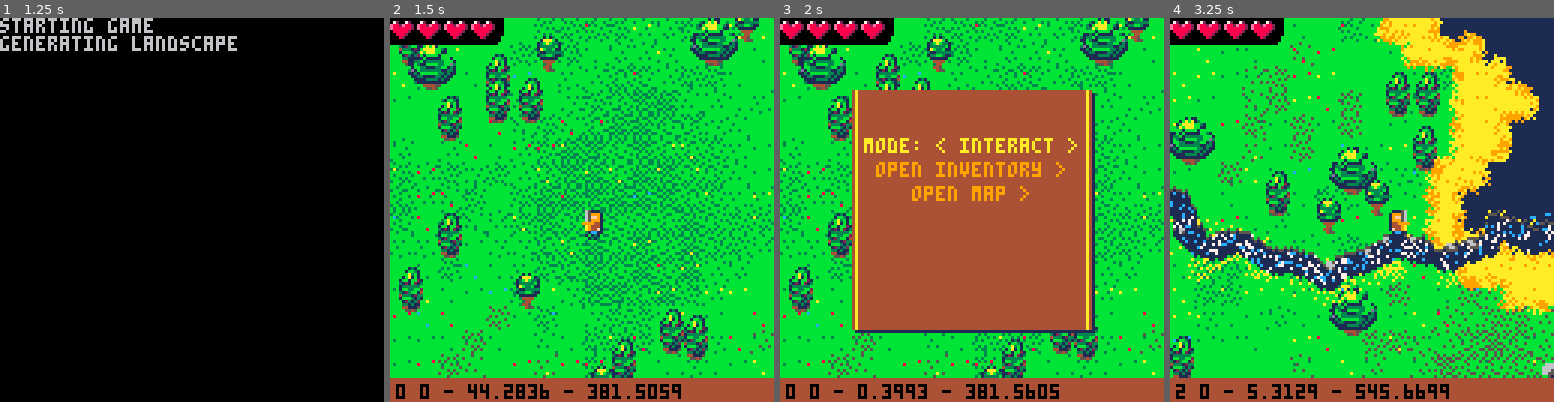
Above: before the commit, frames 1-4 (left to right).
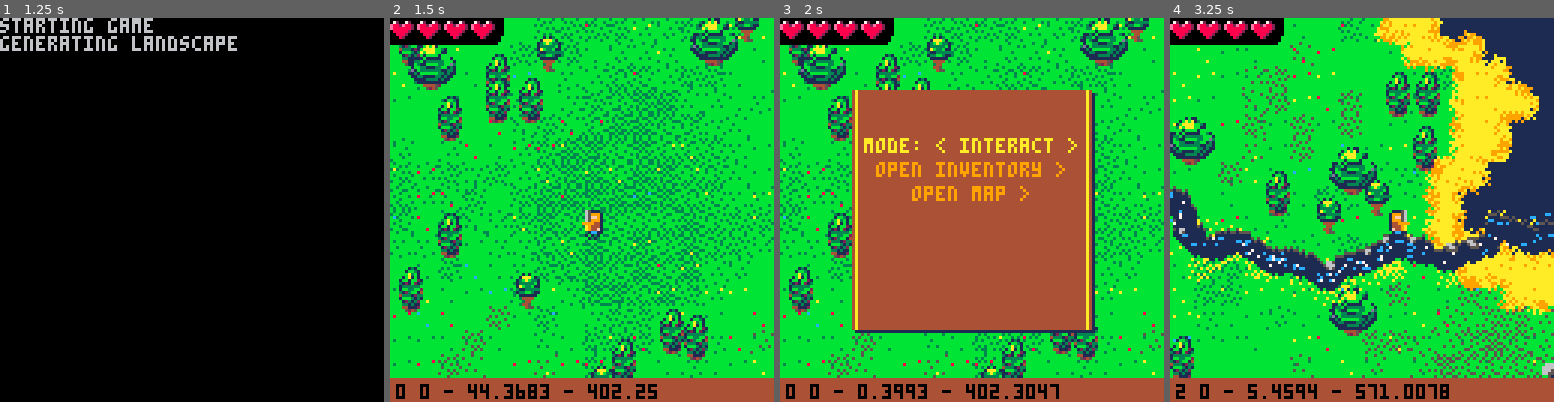
Above: after the commit, the same moments.

Repository: zet23t/pico8-finjr
Game: PICO-8 cartridge finjr.p8
Same seed, same stepped clock (60 frames per second), same inputs: the game is played once before the commit and once after it.
Inputs:
- Up to frame 1 (1.25 s): tap X (X key) at 0.33, 1.07 s; tap O (Z key) at 0.7 s
- Up to frame 2 (1.5 s): no input
- Up to frame 3 (2 s): hold Right from 1.6 s (still down); tap O (Z key) at 1.7 s; tap X (X key) at 1.85 s
- Up to frame 4 (3.25 s): release Right at 2.1 s; tap O (Z key) at 2.1, 2.5, 2.9 s; hold Up 2.15-2.42 s; hold Right 2.47-3.03 s; tap X (X key) at 2.97 s; hold Left from 3.08 s (still down)

Frame 1 is identical in both runs. In frame 2, 0.5% of the frame differs, in the area x 4-87%, y 10-100%; in frame 3, 0.3%; in frame 4, 2.2%, in the area x 0-100%, y 24-100%.

Commit message:
Adding rivers

Diff:
--- a/finjr.p8
+++ b/finjr.p8
@@ -7,6 +7,7 @@
 hit = 0
 
 tile_2x2_stonewall = 160
+tile_2x2_stonebridge = 165
 tile_1x2_stonewall_rim_right = 162
 tile_1x2_stonewall_rim_left = 163
 tile_2x1_stonewall_rim_top = 144
@@ -127,7 +128,7 @@
 		local r = rndsym(scatter*d)
 		local x,y = (x1 + x2) / 2 - r * ny, (y1 + y2) / 2 + r * nx
 		local dh = (dstart + dend) / 2
-		placecallback(x,y, d, dh)
+		placecallback(x,y, d, dh, nx, ny)
 		halfit(x1,y1,x,y, n, dstart, dh)
 		halfit(x,y,x2,y2, n, dh, dend)
 	end
@@ -216,8 +217,9 @@
 	print "river flow calculations"
 	map_rivers = {}
 	srand(1)
-	for i=1,#river_spawns / 20 do
+	for i=1,#river_spawns / 10 do
 		local x,y = unpack(rnd(river_spawns))
+
 		local river_points = {}
 		while true do
 			local idx = idx_map_screen(x,y)
@@ -225,9 +227,11 @@
 			river_points[#river_points + 1] = {x * 128 + rndsym(48) + 64,y * 128 + rndsym(48) + 64}
 			local nodeinfo = {points = river_points, index = #river_points}
 			if map_rivers[idx] then
-				local other = map_rivers[idx]
-				river_points[#river_points] = other[1].points[other[1].index]
-				other[#other + 1] = nodeinfo
+				if #river_points > 1 then
+					local other = map_rivers[idx]
+					river_points[#river_points] = other[1].points[other[1].index]
+					other[#other + 1] = nodeinfo
+				end
 				break
 			end
 			if (h < -0.05) break
@@ -346,7 +350,7 @@
 
 	local function connection(d, hcut, hoffset, x1,y1,x2,y2, ondraw)
 		srand(x1-x2+y1-y2)
-		path(d,x1,y1,x2,y2,.5, function(x,y,d,p)
+		path(d,x1,y1,x2,y2,.5, function(x,y,d,p, nx, ny)
 			local idx = idx128(x,y)
 			local h = cached_map.height[idx]
 			if not h or h < hcut or not ishigherthanwaterlevel(h + hoffset) then return end
@@ -355,18 +359,18 @@
 			-- 	l_spr(83 + rnd(3), x, y - 6, .5, .5)
 			-- 	layer(5)
 			-- end
-			ondraw(x,y,d, p)
+			ondraw(x,y,d, p,nx, ny)
 			block(x,y)
 		end)
 	end
 
-	local function river(x1,y1,x2,y2)
+	local function river(x1,y1,x2,y2,rp)
 		layer(3)
 		l_pal(4,5)
 		l_pal(5,10)
 		layer(4)
 		l_pal(4,1)
-		connection(4, -.1, 0.008, x1,y1,x2,y2, function(x,y, d, p)
+		connection(4, -.1, 0.008, x1,y1,x2,y2, function(x,y, d, p, nx, ny)
 			local n = 90 + rnd(2)
 			--l_call(function()rectfill(x-4,y-4,x+4,y+4,12)end)
 			layer(3)
@@ -379,9 +383,14 @@
 			l_spr(n, x-3, y-3)
 			layer(5)
 			l_call(function()
-				local s = sin(p*12 - time() * 2)
-				for i=1,3 + s do
-					pset(x + rndsym(6),y + rndsym(6),s > 0 and 7 or 12)
+				srand(x+y)
+				for i=1,4 do
+					local s = 10-(- time() * (3+ (p+rp)*6) + rnd()*20)%(10 + rnd(6))
+					if s <= 1 then
+						local x,y = x + rndsym(4), y + rndsym(4)
+						pset(x + nx * s,y + ny * s,(rnd() - time()*4)%1 < 0.5 and 7 or 12)
+						if (rnd() > .5) pset(x + nx * (s-1),y + ny * (s-1), 12)
+					end
 				end
 			end)
 			if rnd() > .9 then
@@ -394,6 +403,8 @@
 		layer(3)
 		l_pal(4,5)
 		l_pal(5,10)
+		layer(4)
+		l_pal()
 		connection(5, 0, 0,x1,y1,x2,y2, function(x,y)
 			local n = 90 + rnd(2)
 			layer(3)
@@ -419,17 +430,18 @@
 			local x1,y1 = unpack(info.points[info.index])
 			x1 -= ox
 			y1 -= oy
+			local rp = info.index / #info.points
 			if info.index > 1 then
 				local x2, y2 = unpack(info.points[info.index - 1])
 				x2 -= ox
 				y2 -= oy
-				river(x2,y2, x1, y1)
+				river(x2,y2, x1, y1, rp)
 			end
 			if info.index < #info.points then
 				local x2, y2 = unpack(info.points[info.index + 1])
 				x2 -= ox
 				y2 -= oy
-				river(x1,y1, x2, y2)
+				river(x1,y1, x2, y2, rp)
 			end
 		end
 	end
Not shown, changed: 22 lines of the sprite sheet (__gfx__) section of finjr.p8
